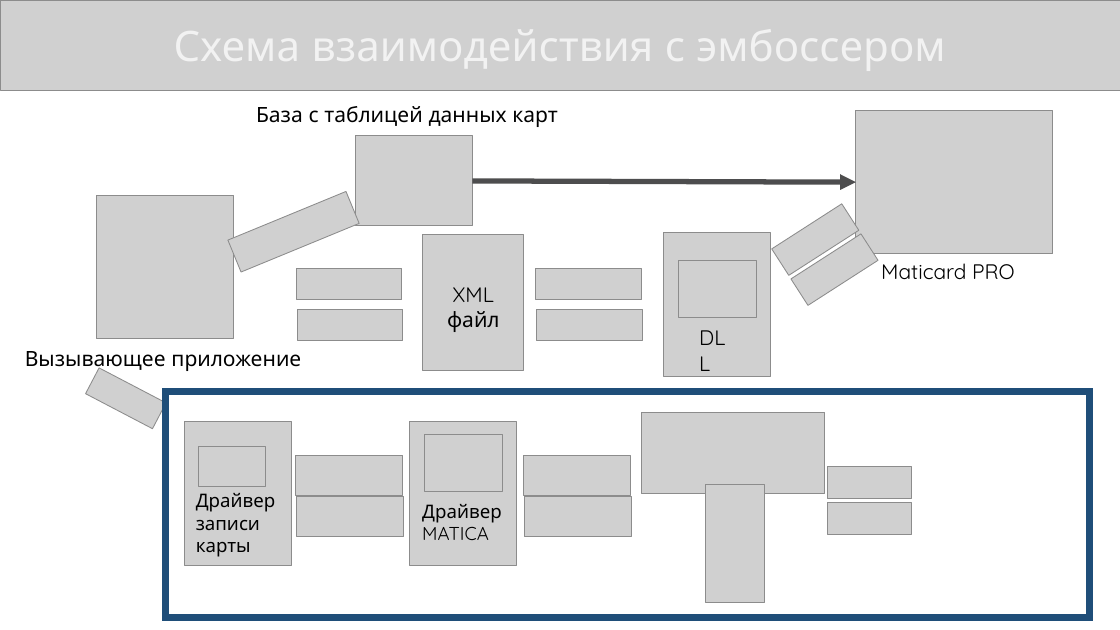
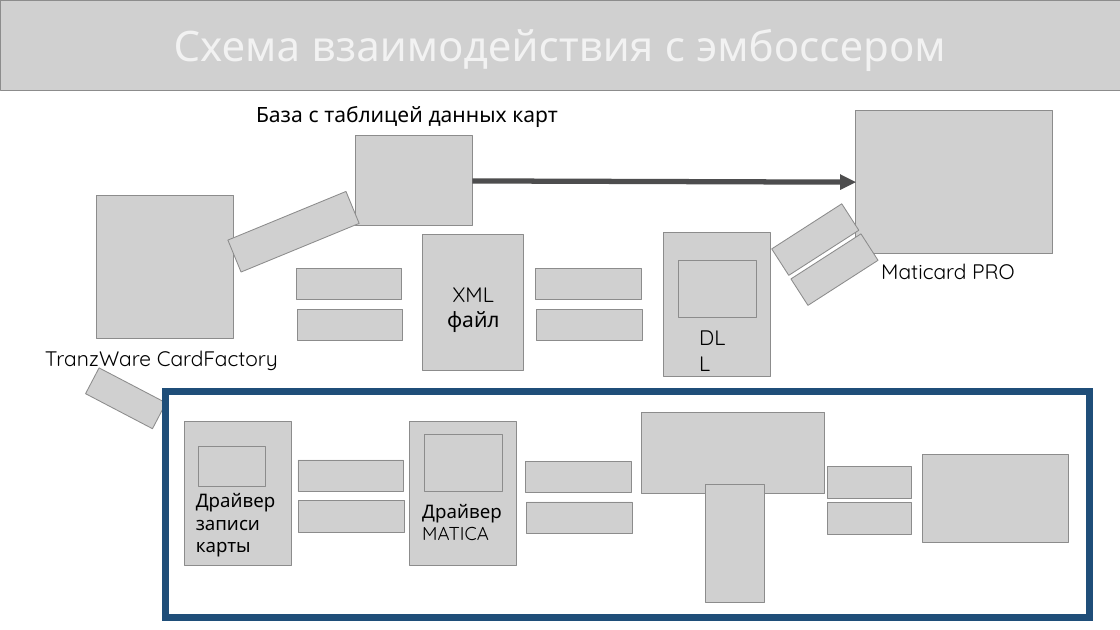
Before and after one commit to KonstantinShemyakin/Diplom, a slide deck: slide 9 of Presentation/NMSTU_Presentation.pptx. Drawn at 1120x630 pixels with LibreOffice and Linux fonts; fonts in the diff are those of the drawing; grey boxes stand for pictures. Boxes give left, top, right and bottom in pixels: in the first picture for what was removed or moved away, otherwise in the second. Text is boxed around its words. In the diff, an @@ line names an element or a change of style, - is before the commit and + after.

```diff
--- a/Presentation/NMSTU_Presentation.pptx
+++ b/Presentation/NMSTU_Presentation.pptx
@@ text at (45,350,278,372): text changed @@
-Вызывающее приложение
+TranzWare CardFactory
@@ picture: place and size @@
-picture at (296,455,402,496)
+picture at (298,460,403,492)
@@ picture: place and size @@
-picture at (523,455,630,496)
+picture at (526,461,631,492)
@@ picture added at (923,455,1070,542) @@
@@ picture: place and size @@
-picture at (297,497,403,537)
+picture at (299,501,404,532)
@@ picture: place and size @@
-picture at (524,497,631,537)
+picture at (527,502,632,534)
```
Also in this commit, not shown: 5 other slides changed, 1 slide added, 1 other file.
